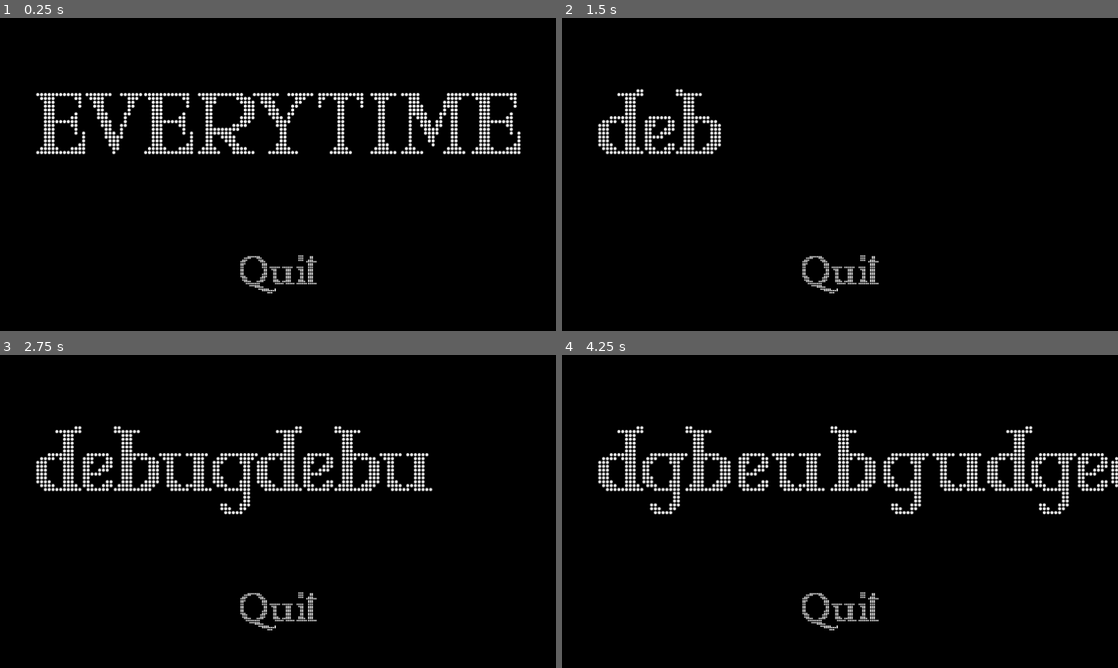
Above: before the commit, frames 1-4 (two rows, left to right).
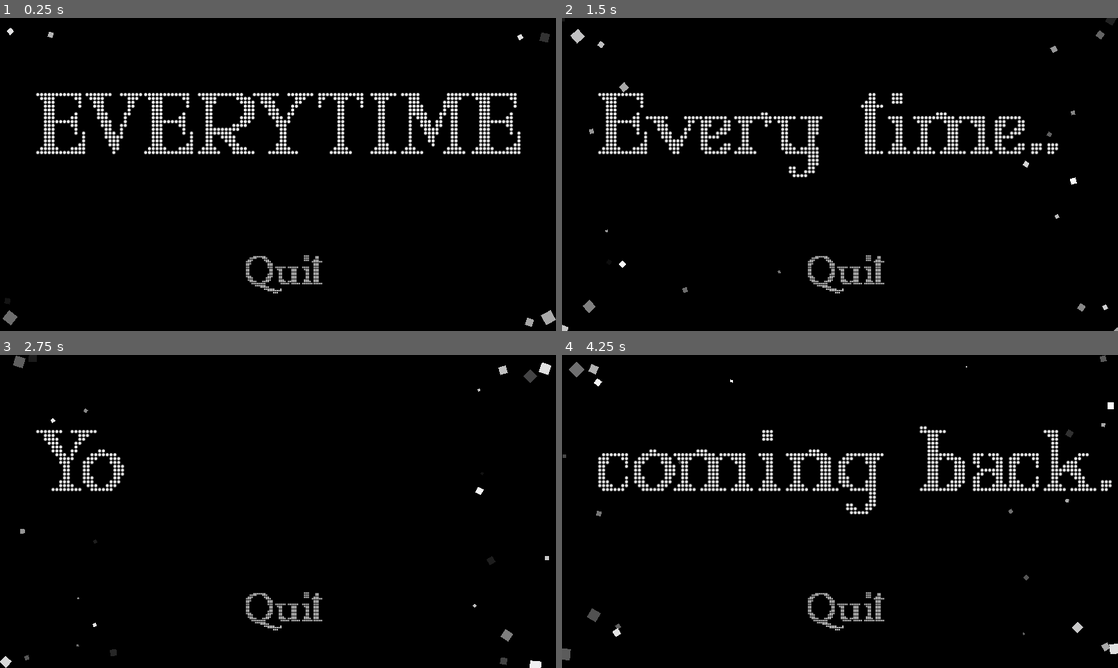
Above: after the commit, the same moments.

Repository: hasapupu/Everytime
Game: Godot game, scene res://nodes/game_manager.tscn
Two runs of this game, one before a commit and one after it. Both use one fixed random seed, a clock stepped at 60 frames per second and the inputs below.
Inputs:
- Up to frame 1 (0.25 s): no input
- Up to frame 2 (1.5 s): click "EVERYTIME" at 0.5 s; click "debugdebu" (after the commit: "Every tim") at 1.25 s
- Up to frame 3 (2.75 s): click "debugdebu" (after the commit: "Every time...") at 2 s
- Up to frame 4 (4.25 s): click "debugdebu" (after the commit: "Yo") at 2.75 s; click "dbeubgudgedbeub" (after the commit: "com") at 3.5 s

The runs differ from the first frame. In frame 1, 1.1% of the frame differs, in the area x 0-100%, y 3-99%; in frame 2, 6.1%; in frame 3, 6.1%; in frame 4, 9.2%, in the area x 0-100%, y 0-98%.

Commit message:
title screen particles added

Diff:
--- a/nodes/mainMenu.tscn
+++ b/nodes/mainMenu.tscn
@@ -6,6 +6,22 @@
 
 [sub_resource type="StyleBoxFlat" id="StyleBoxFlat_o2t13"]
 bg_color = Color(0.6, 0.6, 0.6, 0)
+
+[sub_resource type="Gradient" id="Gradient_oewj8"]
+colors = PackedColorArray(1, 1, 1, 1, 1, 1, 1, 1)
+
+[sub_resource type="GradientTexture2D" id="GradientTexture2D_iamkd"]
+gradient = SubResource("Gradient_oewj8")
+width = 20
+height = 20
+
+[sub_resource type="Curve" id="Curve_nsiso"]
+_data = [Vector2(0, 1), 0.0, 0.0, 0, 0, Vector2(1, 0.340659), 0.0, 0.0, 0, 0]
+point_count = 2
+
+[sub_resource type="Gradient" id="Gradient_bl8e5"]
+offsets = PackedFloat32Array(0.02, 1)
+colors = PackedColorArray(1, 1, 1, 0, 1, 1, 1, 1)
 
 [node name="mainMenu" type="Control"]
 layout_mode = 3
@@ -22,6 +38,7 @@
 color = Color(0, 0, 0, 1)
 
 [node name="start" type="Button" parent="."]
+z_index = 5
 layout_mode = 0
 offset_left = 28.0
 offset_top = 55.0
@@ -40,10 +57,10 @@
 script = ExtResource("2_xm2qp")
 
 [node name="quit" type="Button" parent="."]
+z_index = 5
 layout_mode = 0
-offset_left = 206.0
 offset_top = 200.0
-offset_right = 280.0
+offset_right = 479.0
 offset_bottom = 240.0
 theme_override_colors/font_color = Color(1, 1, 1, 1)
 theme_override_fonts/font = ExtResource("1_pbu5d")
@@ -53,9 +70,88 @@
 theme_override_styles/pressed = SubResource("StyleBoxFlat_o2t13")
 theme_override_styles/disabled = SubResource("StyleBoxFlat_o2t13")
 theme_override_styles/focus = SubResource("StyleBoxFlat_o2t13")
-text = "Quit"
+text = "                 Quit"
 alignment = 0
 script = ExtResource("3_swqv5")
+
+[node name="Node" type="Node" parent="."]
+
+[node name="CPUParticles2D" type="CPUParticles2D" parent="Node"]
+rotation = 0.760964
+amount = 6
+texture = SubResource("GradientTexture2D_iamkd")
+emission_shape = 1
+emission_sphere_radius = 1.0
+particle_flag_align_y = true
+spread = 43.64
+gravity = Vector2(0, 0)
+initial_velocity_min = 80.81
+initial_velocity_max = 232.01
+radial_accel_max = 0.95
+scale_amount_min = 0.2
+scale_amount_max = 0.5
+scale_amount_curve = SubResource("Curve_nsiso")
+color_initial_ramp = SubResource("Gradient_bl8e5")
+anim_speed_max = 16.81
+
+[node name="CPUParticles2D2" type="CPUParticles2D" parent="Node"]
+position = Vector2(1, 269)
+rotation = -0.825541
+amount = 6
+texture = SubResource("GradientTexture2D_iamkd")
+emission_shape = 1
+emission_sphere_radius = 1.0
+particle_flag_align_y = true
+spread = 43.64
+gravity = Vector2(0, 0)
+initial_velocity_min = 80.81
+initial_velocity_max = 232.01
+radial_accel_max = 0.95
+scale_amount_min = 0.2
+scale_amount_max = 0.5
+scale_amount_curve = SubResource("Curve_nsiso")
+color_initial_ramp = SubResource("Gradient_bl8e5")
+anim_speed_max = 16.81
+
+[node name="CPUParticles2D3" type="CPUParticles2D" parent="Node"]
+position = Vector2(479, 270)
+rotation = -2.38063
+scale = Vector2(1, -1)
+amount = 6
+texture = SubResource("GradientTexture2D_iamkd")
+emission_shape = 1
+emission_sphere_radius = 1.0
+particle_flag_align_y = true
+spread = 43.64
+gravity = Vector2(0, 0)
+initial_velocity_min = 80.81
+initial_velocity_max = 232.01
+radial_accel_max = 0.95
+scale_amount_min = 0.2
+scale_amount_max = 0.5
+scale_amount_curve = SubResource("Curve_nsiso")
+color_initial_ramp = SubResource("Gradient_bl8e5")
+anim_speed_max = 16.81
+
+[node name="CPUParticles2D4" type="CPUParticles2D" parent="Node"]
+position = Vector2(474, 2.00003)
+rotation = 2.31605
+scale = Vector2(1, -1)
+amount = 6
+texture = SubResource("GradientTexture2D_iamkd")
+emission_shape = 1
+emission_sphere_radius = 1.0
+particle_flag_align_y = true
+spread = 43.64
+gravity = Vector2(0, 0)
+initial_velocity_min = 80.81
+initial_velocity_max = 232.01
+radial_accel_max = 0.95
+scale_amount_min = 0.2
+scale_amount_max = 0.5
+scale_amount_curve = SubResource("Curve_nsiso")
+color_initial_ramp = SubResource("Gradient_bl8e5")
+anim_speed_max = 16.81
 
 [connection signal="button_down" from="start" to="start" method="_on_button_down"]
 [connection signal="mouse_entered" from="start" to="start" method="_on_mouse_entered"]
--- a/nodes/quit.gd
+++ b/nodes/quit.gd
@@ -3,7 +3,7 @@
 func _ready():
     myFont = preload("res://fonts/MARYJO__.ttf")
     voice = preload("res://sfx/yVoice.wav")
+    responseTexts = {"Sometimes I do wonder...":1.5,"How many times were you":0, "on the verge of coming back?":0.5}
 
-
-func overrideAbleFunction():
+func _on_player_stopped_writing():
     get_tree().quit()
--- a/nodes/startButton.gd
+++ b/nodes/startButton.gd
@@ -1,6 +1,6 @@
 class_name startButton extends mmButton
 
 func _ready():
-    myFont = preload("res://fonts/MARYJO__.ttf")
-    voice = preload("res://sfx/yVoice.wav")
-    responseTexts = ["debugdebug","debugdebug"]
+	myFont = preload("res://fonts/MARYJO__.ttf")
+	voice = preload("res://sfx/yVoice.wav")
+	responseTexts = {"Every time..." : 1,"You keep" : 0,"coming back.": 1,"I always try" : 0,"to keep my" : 0,"distance." : 1,"But I fail.":1,"Every time." : 1.5}
--- a/scripts/gameManager.gd
+++ b/scripts/gameManager.gd
@@ -1,8 +1,13 @@
 class_name daddyMaster extends Node
 
+signal playerButtonStoppedWriting
 @onready var sfxManager: AudioStreamPlayer = get_node("venv/sfxPlayer")
+var playerButtonWriting := false
 
 func playSfx(sfx: AudioStream):
     sfxManager.stream_paused = false
     sfxManager.stream = sfx
     sfxManager.playing = true
+
+func sendPlayerWritingStoppedSignal():
+    playerButtonStoppedWriting.emit()
--- a/scripts/mmButton.gd
+++ b/scripts/mmButton.gd
@@ -1,13 +1,17 @@
 class_name mmButton extends Button
 
-var responseTexts := []
+var responseTexts := {}
 var finished := false
 var ogText := ""
 var shouldLoop := false
 var myFont: FontFile
 var voice: AudioStream
+@onready var papa: daddyMaster = get_tree().root.get_node("gameManager")
+
 
 func _on_mouse_entered():
+	if papa.playerButtonWriting == true:
+		await papa.playerButtonStoppedWriting
 	if shouldLoop == false:
 		ogText = text
 		shouldLoop = true
@@ -23,16 +27,25 @@
 		hoverLoop()
 
 func _on_mouse_exited():
+	if papa.playerButtonWriting == true:
+		await papa.playerButtonStoppedWriting
 	shouldLoop = false
 	text = ogText
 
 func _on_button_down():
-	shouldLoop = false
-	if responseTexts.size() > 0:
-		var _writer = writer.new()
-		await _writer.writeTo(self,responseTexts,voice,0.07,myFont,get_tree().root.get_node("gameManager"))
-		await _writer.finished
-	overrideAbleFunction()
+	if papa.playerButtonWriting == false:
+		papa.playerButtonStoppedWriting.connect(_on_player_stopped_writing)
+		papa.playerButtonWriting = true
+		shouldLoop = false
+		if responseTexts.keys().size() > 0:
+			var _writer = writer.new()
+			_writer.finished.connect(_writing_stopped)
+			await _writer.writeTo(self,responseTexts,voice,0.07,myFont,papa)
 
-func overrideAbleFunction():
-	pass
+
+func _on_player_stopped_writing():
+	print("not overwritten")
+
+func _writing_stopped():
+	papa.sendPlayerWritingStoppedSignal()
+	papa.playerButtonWriting = false
--- a/scripts/writer.gd
+++ b/scripts/writer.gd
@@ -1,13 +1,13 @@
 class_name writer extends Node2D
 signal finished
 
-func writeTo(textBox:Node, text:Array, sfx: AudioStream, delay: float, ft:FontFile,gm:daddyMaster):
+func writeTo(textBox:Node, text:Dictionary, sfx: AudioStream, delay: float, ft:FontFile,gm:daddyMaster):
 	textBox.add_theme_font_override("font",ft)
-	for i in text:
+	for i in text.keys():
 		textBox.text = ""
 		for j in i:
 			textBox.text += j
 			gm.playSfx(sfx)
 			await textBox.get_tree().create_timer(delay).timeout
-		await textBox.get_tree().create_timer(1.5).timeout
+		await textBox.get_tree().create_timer(text[i]).timeout
 	finished.emit()
Not shown: 1 places in nodes/mainMenu.tscn that only renumber resources
